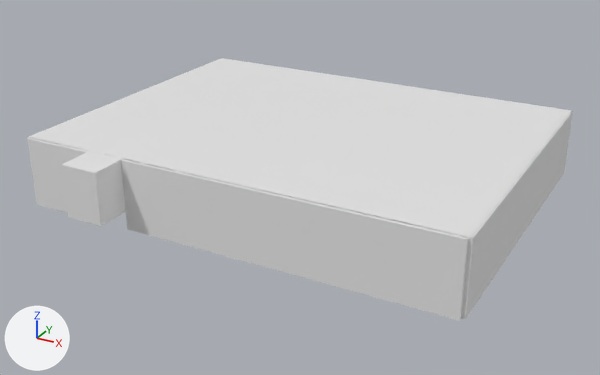
An edit to the FBX model Assets/Models/floor2.fbx, drawn before and after from the same camera.
Both versions are drawn from a 50 mm lens placed at (80.6, -32.1, 18.9), pointed at (59.4, 6.4, -0.4). Lighting does not change. The marker at lower left points along +X, +Y and +Z. Vertices at the same position are counted once.

Before the edit, the objects in view are built like this:
```python
ob_ascensor_001 = bpy.data.objects.new('Ascensor.001', me_cubo_002)
ob_ascensor_001.location = (52.21, -2.5, 1.49)
ob_pared_001 = bpy.data.objects.new('Pared.001', me_cubo_033)
ob_pared_001.location = (52.21, -2.5, 1.49)
ob_pared_006 = bpy.data.objects.new('Pared.006', me_cubo_062)
ob_pared_006.location = (59.1, 2.87, 1.49)
ob_pared_008 = bpy.data.objects.new('Pared.008', me_cubo_035)
ob_pared_008.location = (45.67, 18.5, 1.49)
ob_pared_009 = bpy.data.objects.new('Pared.009', me_cubo_036)
ob_pared_009.location = (70.99, -2.64, 1.49)
ob_pared_010 = bpy.data.objects.new('Pared.010', me_cubo_037)
ob_pared_010.location = (59.21, -2.5, 1.49)
ob_puerta_009 = bpy.data.objects.new('Puerta.009', me_cubo_079)
ob_puerta_009.location = (65.54, 0.59, 1.5)
ob_techo = bpy.data.objects.new('Techo', me_plano_032)
ob_techo.location = (61.39, 8.4, 3.0)
# me_plano_032
# before: 0 (10.5, -9.9, 0.0) at pixel (470, 237), 1 (10.5, 9.2, 0.0) at pixel (571, 110), 2 (-14.7, -9.9, 0.0) at pixel (28, 136), 3 (-14.7, 9.2, 0.0) at pixel (221, 58)
```
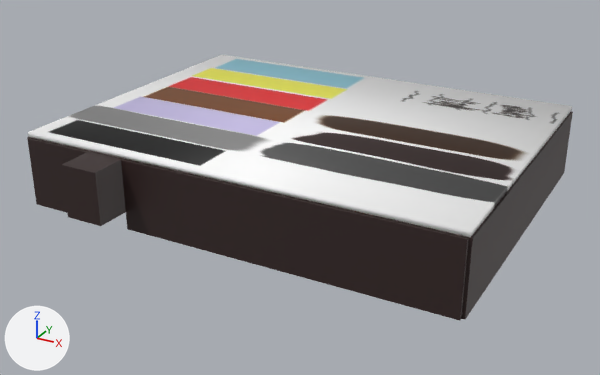
Pixel boxes (x1, y1, x2, y2) of what changed, in the pictures (600 x 375 px):
'Techo', reshaped
    before: (30, 58, 571, 237)
    after: (28, 55, 572, 237)
'Pared.010', recoloured, surface changed (grey to black)
    both: (121, 159, 469, 320)
'Pared.009', recoloured, surface changed
    both: (461, 111, 573, 320)
'Ascensor.001', recoloured, surface changed (grey to black)
    both: (62, 151, 126, 226)
'Pared.001', recoloured, surface changed (grey to black)
    both: (27, 138, 88, 213)
'Pared', recoloured, surface changed
    both: (27, 59, 219, 150)
'Pared.007', recoloured, surface changed
    both: (262, 190, 439, 231)
'Pared.016', recoloured, surface changed
    both: (87, 150, 225, 182)
'Pared.008', recoloured
    both: (230, 59, 552, 108)
'Pared.006', recoloured
    both: (227, 182, 254, 189)
part 3 of me_plano_032, added
    after: (28, 55, 572, 237)
part 4 of me_plano_032, recoloured
    before: (30, 58, 571, 237)
part 10 of me_cubo_034, surface changed
    before: (27, 59, 219, 150)
    after: (27, 137, 84, 150)

The change, as a list of edits to the scene's bpy script:
```text
Change me_cubo_035:
    where me_cubo_035.from_pydata(...)  # 12 vertices, 10 faces; spans x 1.1..26.1, y -1.0..-0.8, z -2.5..1.5
    add me_cubo_035.materials.append(mat_material_001)  # picture img_colorsmap_png
Change me_cubo_002:
    where me_cubo_002.from_pydata(...)  # 1184 vertices, 1696 faces; spans x -1.14..1.14, y -1.11..1.0, z -1.48..1.5
    me_cubo_002 part 2: texture (UV) coordinates of 1696 of 1696 faces, centred in x -1.12..1.12, y -1.11..1.0, z -1.48..1.48, changed; they spanned u 0.0..1.0, v 0.0..1.0 and now span u 0.33..0.41, v 0.22..0.3
    add me_cubo_002.materials.append(mat_material_001)  # picture img_colorsmap_png
Change me_plano_032:
    verts and faces of me_plano_032; kept vertices keep their numbers, new ones are numbered from 4
    remove me_plano_032.from_pydata(...)  # 4 vertices, 1 face; spans x -14.7..10.5, y -9.9..9.2, z 0.0
    add me_plano_032.from_pydata(...)  # 8 vertices, 6 faces; spans x -14.7..10.5, y -9.9..9.2, z 0.0..0.3
    me_plano_032 part 3
    add for new, old in zip([*range(4, 8)], [*range(0, 4)]): verts[new] = verts[old] + (0.0, 0.0, 0.3)
    add faces += [(4, 5, 7, 6), (1, 3, 7, 5), (0, 4, 6, 2), (0, 1, 5, 4), (2, 6, 7, 3)]
    me_plano_032 part 4: 1 face spanning x -14.7..10.5, y -9.9..9.2, z 0.0 switches from no material to mat_material_001 (picture img_colorsmap_png)
    me_plano_032 part 5: the surface is now shaded smooth
    add me_plano_032.materials.append(mat_material_001)  # picture img_colorsmap_png
Change me_cubo_065:
    where me_cubo_065.from_pydata(...)  # 90 vertices, 88 faces; spans x 0.77..1.03, y -12.61..2.25, z -2.48..1.49
    add me_cubo_065.materials.append(mat_material_001)  # picture img_colorsmap_png
Change me_cubo_078:
    where me_cubo_078.from_pydata(...)  # 74 vertices, 72 faces; spans x -12.61..-3.1, y -1.03..-0.77, z -2.48..1.49
    me_cubo_078 part 8: texture (UV) coordinates of 72 of 72 faces, centred in x -12.61..-3.1, y -1.03..-0.77, z -2.48..1.48, changed; they spanned u 0.0..0.62, v 0.0..1.0 and now span u 0.33..0.41, v 0.15..0.29
    add me_cubo_078.materials.append(mat_material_001)  # picture img_colorsmap_png
Change me_cubo_079:
    where me_cubo_079.from_pydata(...)  # 80 vertices, 74 faces; spans x 0.0..1.03, y -0.13..0.13, z -1.52..1.1
    add me_cubo_079.materials.append(mat_material_001)  # picture img_colorsmap_png
Change me_cubo_051:
    where me_cubo_051.from_pydata(...)  # 12 vertices, 10 faces; spans x -2.35..7.15, y 0.81..1.0, z -2.48..1.48
    me_cubo_051 part 9: texture (UV) coordinates of 10 of 10 faces, centred in x -2.35..7.15, y 0.81..1.0, z -2.48..1.48, changed; they spanned u 0.38..0.62, v 0.75..1.0 and now span u 0.38..0.41, v 0.25..0.29
    add me_cubo_051.materials.append(mat_material_001)  # picture img_colorsmap_png
Change me_cubo_036:
    where me_cubo_036.from_pydata(...)  # 12 vertices, 10 faces; spans x 0.8..1.0, y 1.1..20.1, z -2.5..1.5
    me_cubo_036 part 6: texture (UV) coordinates of 10 of 10 faces, centred in x 0.8..1.0, y 1.1..20.1, z -2.5..1.5, changed; they spanned u 0.38..0.62, v 0.75..1.0 and now span u 0.38..0.41, v 0.25..0.29
    add me_cubo_036.materials.append(mat_material_001)  # picture img_colorsmap_png
Change me_cubo_064:
    where me_cubo_064.from_pydata(...)  # 80 vertices, 74 faces; spans x -0.14..0.12, y -1.03..0.0, z -1.44..1.18
    add me_cubo_064.materials.append(mat_material_001)  # picture img_colorsmap_png
Change me_cubo_037:
    where me_cubo_037.from_pydata(...)  # 12 vertices, 10 faces; spans x -5.9..12.6, y 0.8..1.0, z -2.5..1.5
    me_cubo_037 part 7: texture (UV) coordinates of 10 of 10 faces, centred in x -5.9..12.6, y 0.8..1.0, z -2.5..1.5, changed; they spanned u 0.38..0.62, v 0.75..1.0 and now span u 0.38..0.41, v 0.25..0.29
    add me_cubo_037.materials.append(mat_material_001)  # picture img_colorsmap_png
Change me_cubo_070:
    where me_cubo_070.from_pydata(...)  # 80 vertices, 74 faces; spans x -0.13..0.13, y -1.03..0.0, z -1.57..1.05
    add me_cubo_070.materials.append(mat_material_001)  # picture img_colorsmap_png
Change me_cubo_062:
    where me_cubo_062.from_pydata(...)  # 132 vertices, 130 faces; spans x -1.03..-0.77, y -2.25..12.61, z -2.48..1.49
    add me_cubo_062.materials.append(mat_material_001)  # picture img_colorsmap_png
Change me_cubo_034:
    where me_cubo_034.from_pydata(...)  # 12 vertices, 10 faces; spans x 0.8..1.0, y 1.1..20.1, z -2.5..1.5
    me_cubo_034 part 10: texture (UV) coordinates of 10 of 10 faces, centred in x 0.8..1.0, y 1.1..20.1, z -2.5..1.5, changed; they spanned u 0.38..0.62, v 0.75..1.0 and now span u 0.35..0.38, v 0.25..0.29
    add me_cubo_034.materials.append(mat_material_001)  # picture img_colorsmap_png
Change me_cubo_033:
    where me_cubo_033.from_pydata(...)  # 12 vertices, 10 faces; spans x -5.42..-1.12, y 0.81..1.0, z -2.48..1.48
    me_cubo_033 part 1: texture (UV) coordinates of 10 of 10 faces, centred in x -5.42..-1.12, y 0.81..1.0, z -2.48..1.48, changed; they spanned u 0.38..0.62, v 0.75..1.0 and now span u 0.38..0.41, v 0.25..0.29
    add me_cubo_033.materials.append(mat_material_001)  # picture img_colorsmap_png
```
